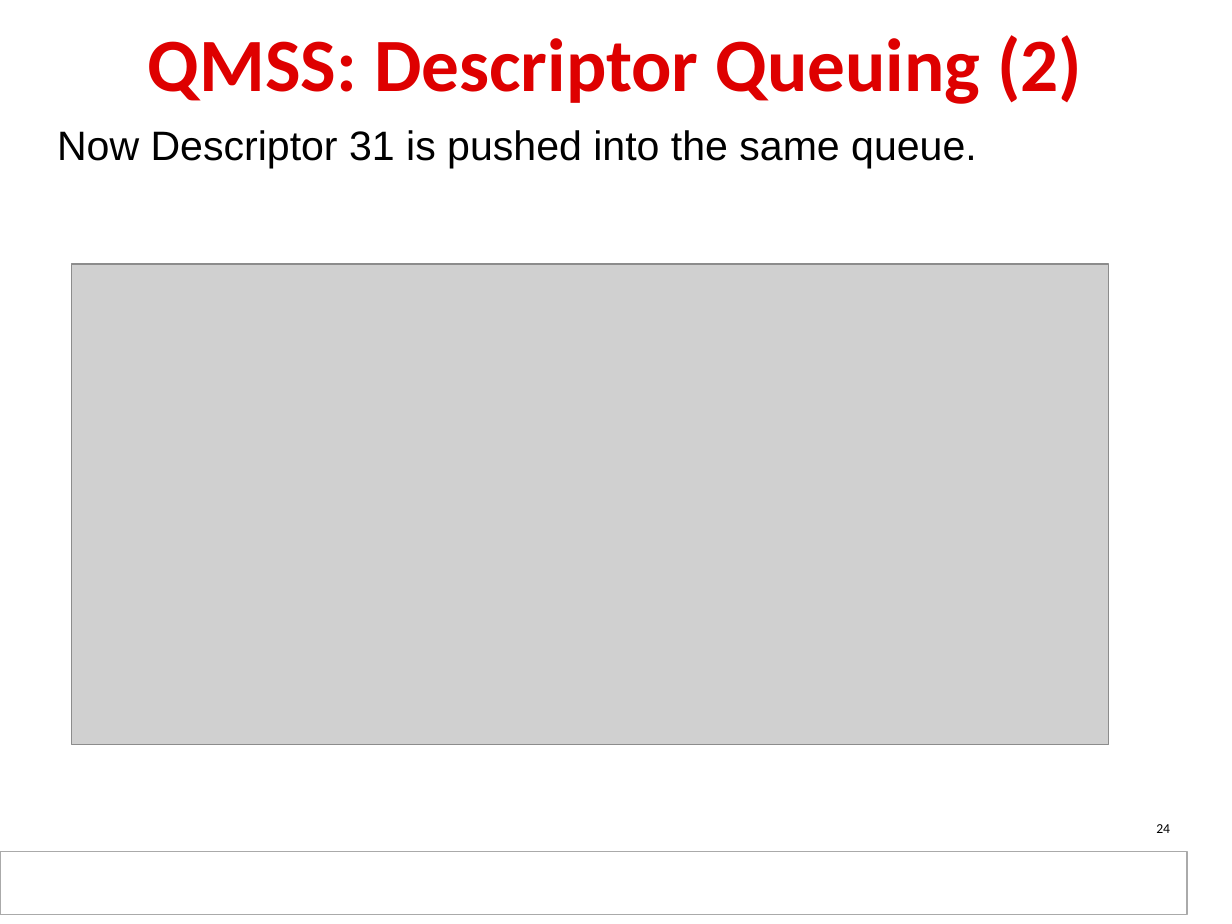
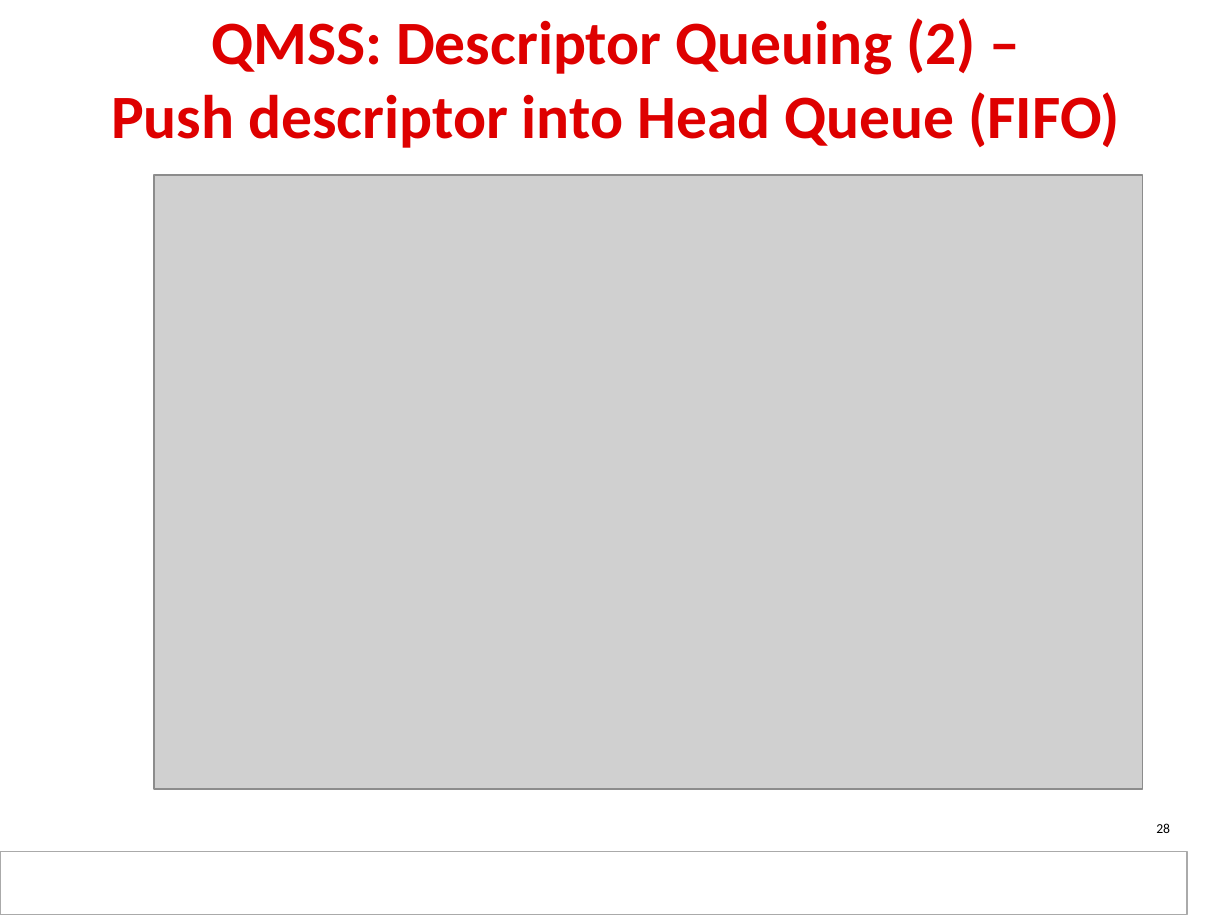
Before and after one commit to hari1989/keystone-workshop, a slide deck: slide 28 of slides/KeyStone Multicore Navigator.pptx (slide 24 before the commit). Drawn at 1232x924 pixels with LibreOffice and Linux fonts; fonts in the diff are those of the drawing; grey boxes stand for pictures; background and template pictures are left out. Boxes give left, top, right and bottom in pixels: in the first picture for what was removed or moved away, otherwise in the second. Text is boxed around its words. In the diff, an @@ line names an element or a change of style, - is before the commit and + after.

```diff
--- a/slides/KeyStone Multicore Navigator.pptx
+++ b/slides/KeyStone Multicore Navigator.pptx
@@ title at bbox=[111, 18, 1120, 148]: text changed; size 44 to 36 pt @@
-QMSS: Descriptor Queuing (2)
+QMSS: Descriptor Queuing (2) –
+Push descriptor into Head Queue (FIFO)
@@ text removed at bbox=[57, 130, 977, 168] @@
-Now Descriptor 31 is pushed into the same queue.
@@ picture: place and size @@
-picture at bbox=[71, 264, 1109, 744]
+picture at bbox=[154, 175, 1142, 788]
@@ page number at bbox=[1156, 823, 1170, 833]: text changed @@
-24
+28
```
Also in this commit, not shown: 10 other slides changed, 13 slides added, 4 slides removed.
